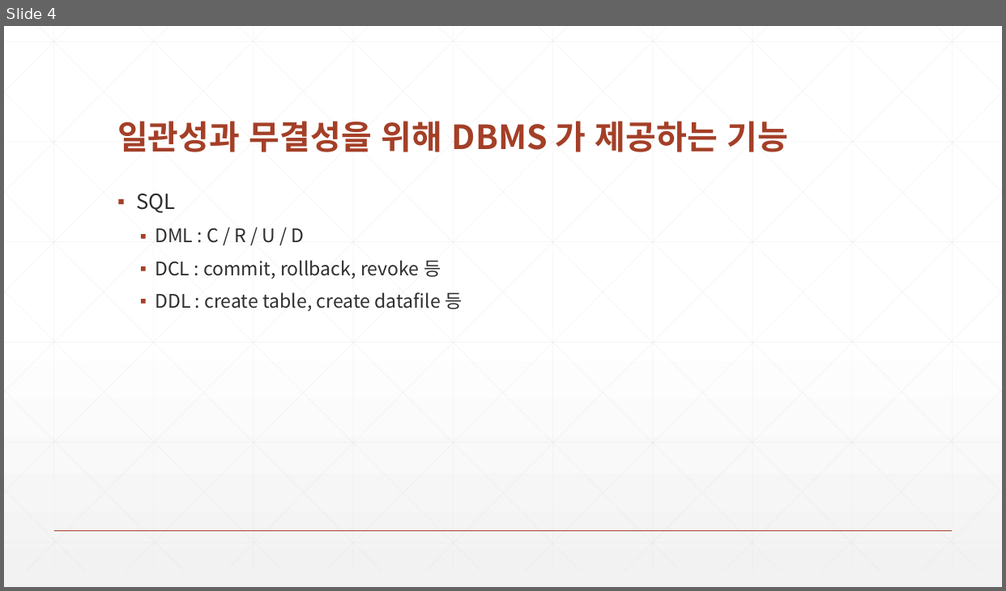
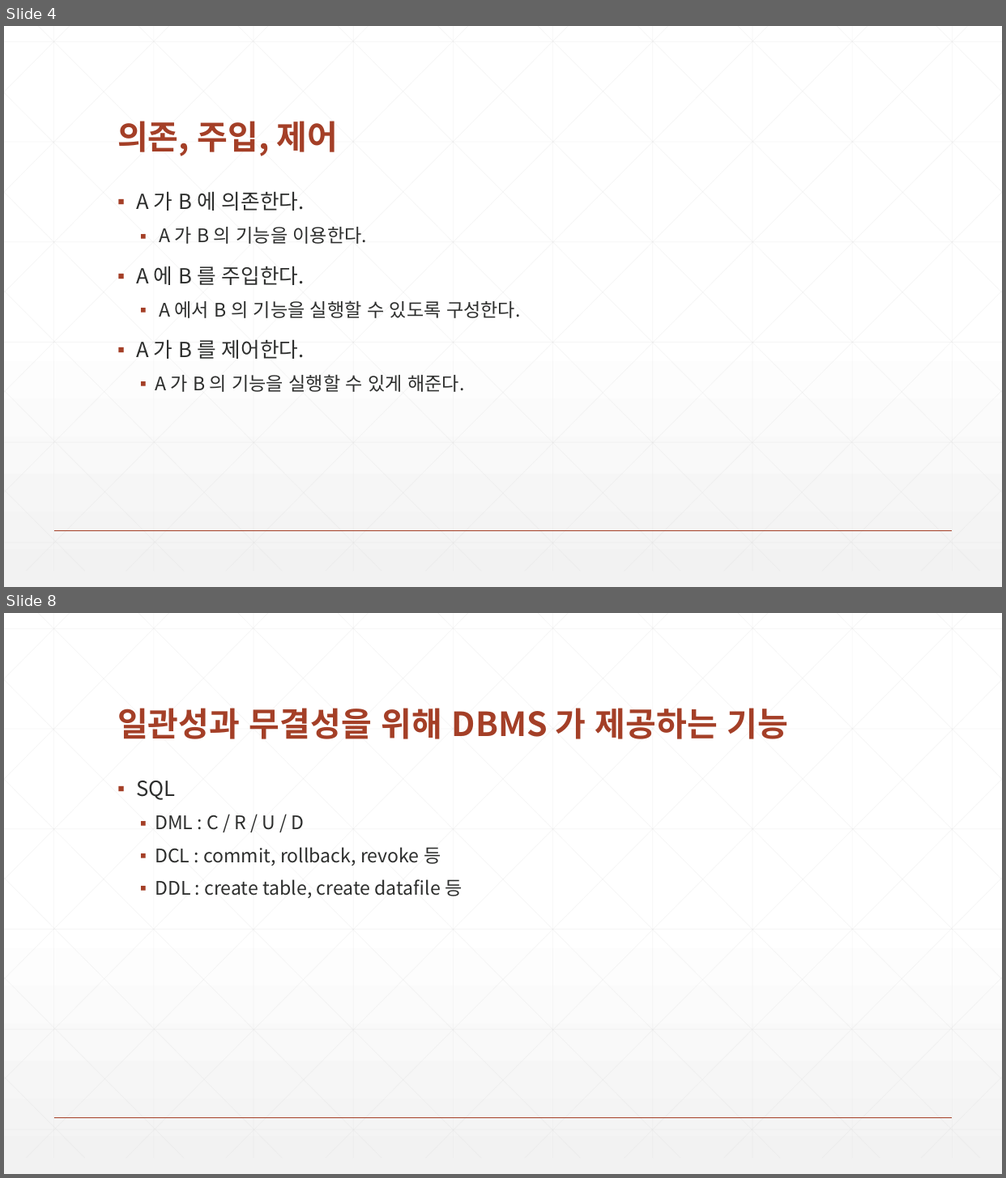
Before and after one commit to zeroshift01/code5, a slide deck: inflearn04/doc/교재.pptx. Shown one above the other, each under a label of ours: slide 4 before the commit, slides 4 and 8 after it; the slides between them are not shown. The pictures are 1006x591 and 1006x1178 pixels, drawn with LibreOffice and Linux fonts; fonts in the diff are those of the drawing. Boxes give left, top, right and bottom in pixels: in the first picture for what was removed or moved away, otherwise in the second. Text is boxed around its words. In the diff, an @@ line names an element or a change of style, - is before the commit and + after.

```diff
--- a/inflearn04/doc/교재.pptx
+++ b/inflearn04/doc/교재.pptx
@@ slide 4 added at [4, 26, 1002, 587], background gradient #FFFFFF to #F2F2F2; not listed: 47 template elements that a slide beside it also shows @@
@@ title added at [117, 121, 339, 156], 32 pt, text #A43F27, bold @@
+의존, 주입, 제어
@@ text added at [136, 191, 520, 392], 18 pt, text #2D2E2D @@
+▪ A 가 B 에 의존한다.
+  ▪ A 가 B 의 기능을 이용한다.
+▪ A 에 B 를 주입한다.
+  ▪ A 에서 B 의 기능을 실행할 수 있도록 구성한다.
+▪ A 가 B 를 제어한다.
+  ▪ A 가 B 의 기능을 실행할 수 있게 해준다.
@@ what was slide 4 is now slide 8 @@
```
Also in this commit, not shown: 3 slides changed, 3 other slides added.
